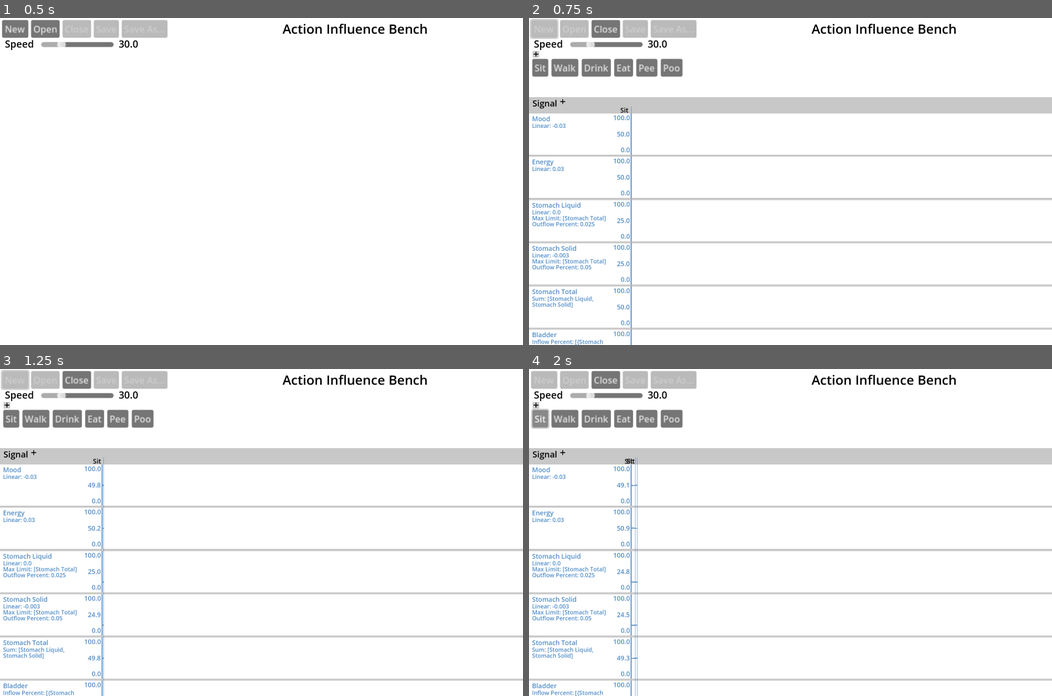
Above: before the commit, frames 1-4 (two rows, left to right).
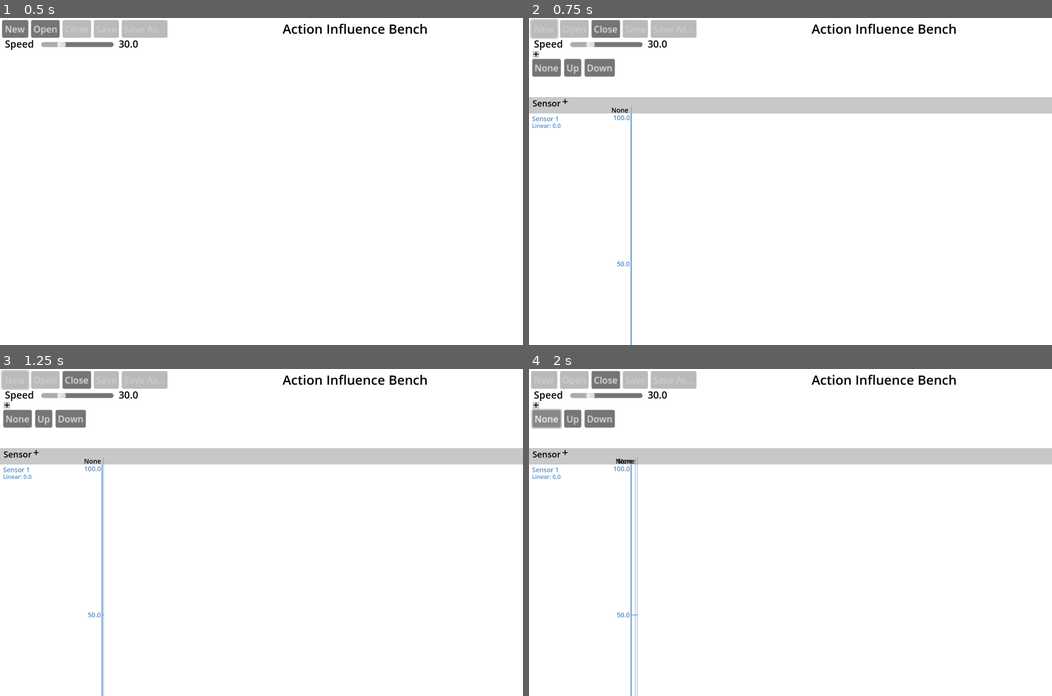
Above: after the commit, the same moments.

Repository: steampunkmind/mitw-action-influence-bench
Game: Godot game, scene res://bench.tscn
The game is run twice, just before and just after one commit, with the same random seed, the same clock (stepped at 60 frames per second) and the same inputs.
Inputs (mouse positions are in pixels of both pictures, inside the frame that each line leads up to):
- Up to frame 1 (0.5 s): no input
- Up to frame 2 (0.75 s): click "New" at 0.5 s
- Up to frame 3 (1.25 s): no input
- Up to frame 4 (2 s): click (539, 418) at 1.25 s, where only the run before the commit has a clickable "Sit"

Frame 1 is identical in both runs. In frame 2, 6.4% of the frame differs, in the area x 0-100%, y 12-100%; in frame 3, 6.4%; in frame 4, 6.5%.

Commit message:
Creates new default model.

Diff:
--- a/action_buttons.gd
+++ b/action_buttons.gd
@@ -58,13 +58,6 @@
 		var influence_dict = action_dict.get("influences")
 		for signal_name: String in influence_dict:
 			var expressions = influence_dict.get(signal_name)
-			# expressions was originally an array,
-			# but an array is not needed so just use the first item in the array
-			# remove this when values from editor are fixed and array is removed.
-			if expressions is Array:
-				if (expressions.size() > 0):
-					expressions = expressions.get(0)
-
 			var formula = Formula.new(expressions)
 			var influence = Influence.new(signal_name, formula)
 			influences.append(influence)
--- a/bench.tscn
+++ b/bench.tscn
@@ -129,38 +129,8 @@
 signal_array_dicts = Array[Dictionary]([{
 "max": 100.0,
 "min": 0.0,
-"name": "Mood",
+"name": "Sensor 1",
 "value": 50.0
-}, {
-"max": 100.0,
-"min": 0.0,
-"name": "Energy",
-"value": 50.0
-}, {
-"max": 100.0,
-"min": 0.0,
-"name": "Stomach Liquid",
-"value": 25.0
-}, {
-"max": 100.0,
-"min": 0.0,
-"name": "Stomach Solid",
-"value": 25.0
-}, {
-"max": 100.0,
-"min": 0.0,
-"name": "Stomach Total",
-"value": 50.0
-}, {
-"max": 100.0,
-"min": 0.0,
-"name": "Bladder",
-"value": 0.0
-}, {
-"max": 100.0,
-"min": 0.0,
-"name": "Bowels",
-"value": 0.0
 }])
 
 [node name="ActionButtons" type="ColorRect" parent="." node_paths=PackedStringArray("action_button_template")]
@@ -171,117 +141,25 @@
 script = ExtResource("2_a5qnj")
 action_array = Array[Dictionary]([{
 "influences": {
-"Bladder": [{
-"Inflow Percent": [{
-"inflow_percent": 0.038,
-"signal_name": "Stomach Liquid"
-}],
+"Sensor 1": {
 "Linear": 0.0
-}],
-"Bowels": [{
-"Inflow Percent": [{
-"inflow_percent": 0.038,
-"signal_name": "Stomach Solid"
-}],
-"Linear": 0.0
-}],
-"Energy": [{
-"Linear": 0.03
-}],
-"Mood": [{
-"Linear": -0.03
-}],
-"Stomach Liquid": [{
-"Linear": 0.0,
-"Max Limit": ["Stomach Total"],
-"Outflow Percent": 0.025
-}],
-"Stomach Solid": [{
-"Linear": -0.003,
-"Max Limit": ["Stomach Total"],
-"Outflow Percent": 0.05
-}],
-"Stomach Total": [{
-"Sum": ["Stomach Liquid", "Stomach Solid"]
-}]
+}
 },
-"name": "Sit"
+"name": "None"
 }, {
 "influences": {
-"Bladder": [{
-"Linear": 0.0
-}],
-"Bowels": [{
-"Linear": 0.0
-}],
-"Energy": [{
-"Linear": -0.03
-}],
-"Mood": [{
+"Sensor 1": {
 "Linear": 0.03
-}],
-"Stomach Liquid": [{
-"Linear": 0.0,
-"Outflow Percent": 0.125
-}],
-"Stomach Solid": [{
-"Linear": -0.015
-}]
+}
 },
-"name": "Walk"
+"name": "Up"
 }, {
 "influences": {
-"Bladder": [{
-"Linear": 0.0
-}],
-"Bowels": [{
-"Linear": 0.0
-}],
-"Stomach Liquid": [{
-"Linear": 0.3,
-"Outflow Percent": 0.0
-}],
-"Stomach Solid": [{
-"Linear": -0.003
-}]
+"Sensor 1": {
+"Linear": -0.03
+}
 },
-"name": "Drink"
-}, {
-"influences": {
-"Bladder": [{
-"Linear": 0.0
-}],
-"Bowels": [{
-"Linear": 0.0
-}],
-"Energy": [{
-"Linear": 0.03
-}],
-"Mood": [{
-"Linear": 0.03
-}],
-"Stomach Liquid": [{
-"Linear": -0.005
-}],
-"Stomach Solid": [{
-"Linear": 0.15
-}]
-},
-"name": "Eat"
-}, {
-"influences": {
-"Bladder": [{
-"Linear": -0.2
-}]
-},
-"name": "Pee"
-}, {
-"influences": {
-"Bowels": [{
-"Linear": -0.2
-}]
-},
-"name": "Poo"
+"name": "Down"
 }])
 action_button_template = NodePath("ActionButtonTemplate")
 
--- a/signal_graph.tscn
+++ b/signal_graph.tscn
@@ -24,37 +24,6 @@
 grow_vertical = 0
 color = Color(0.784314, 0.784314, 0.784314, 1)
 script = ExtResource("1_kc2xn")
-signal_array_dicts = Array[Dictionary]([{
-"max": 100.0,
-"min": 0.0,
-"name": "Energy",
-"value": 20.0
-}, {
-"max": 100.0,
-"min": 0.0,
-"name": "Stomach Liquid",
-"value": 30.0
-}, {
-"max": 100.0,
-"min": 0.0,
-"name": "Stomach Solid",
-"value": 40.0
-}, {
-"max": 100.0,
-"min": 0.0,
-"name": "Stomach Total",
-"value": 50.0
-}, {
-"max": 100.0,
-"min": 0.0,
-"name": "Bladder",
-"value": 60.0
-}, {
-"max": 100.0,
-"min": 0.0,
-"name": "Bowels",
-"value": 70.0
-}])
 signal_graph_row_template = ExtResource("3_vdl7c")
 metadata/_custom_type_script = "uid://3sk4l6dcbxo0"
 
@@ -63,14 +32,14 @@
 offset_left = 17.0
 offset_right = 142.0
 offset_bottom = 58.0
-text = "Signal"
+text = "Sensor"
 label_settings = SubResource("LabelSettings_kc2xn")
 
 [node name="AddButton" type="TextureButton" parent="."]
 layout_mode = 0
-offset_left = 149.0
+offset_left = 161.0
 offset_top = 5.0
-offset_right = 181.0
+offset_right = 193.0
 offset_bottom = 37.0
 texture_normal = ExtResource("3_w0q86")
 texture_pressed = ExtResource("4_w0q86")
